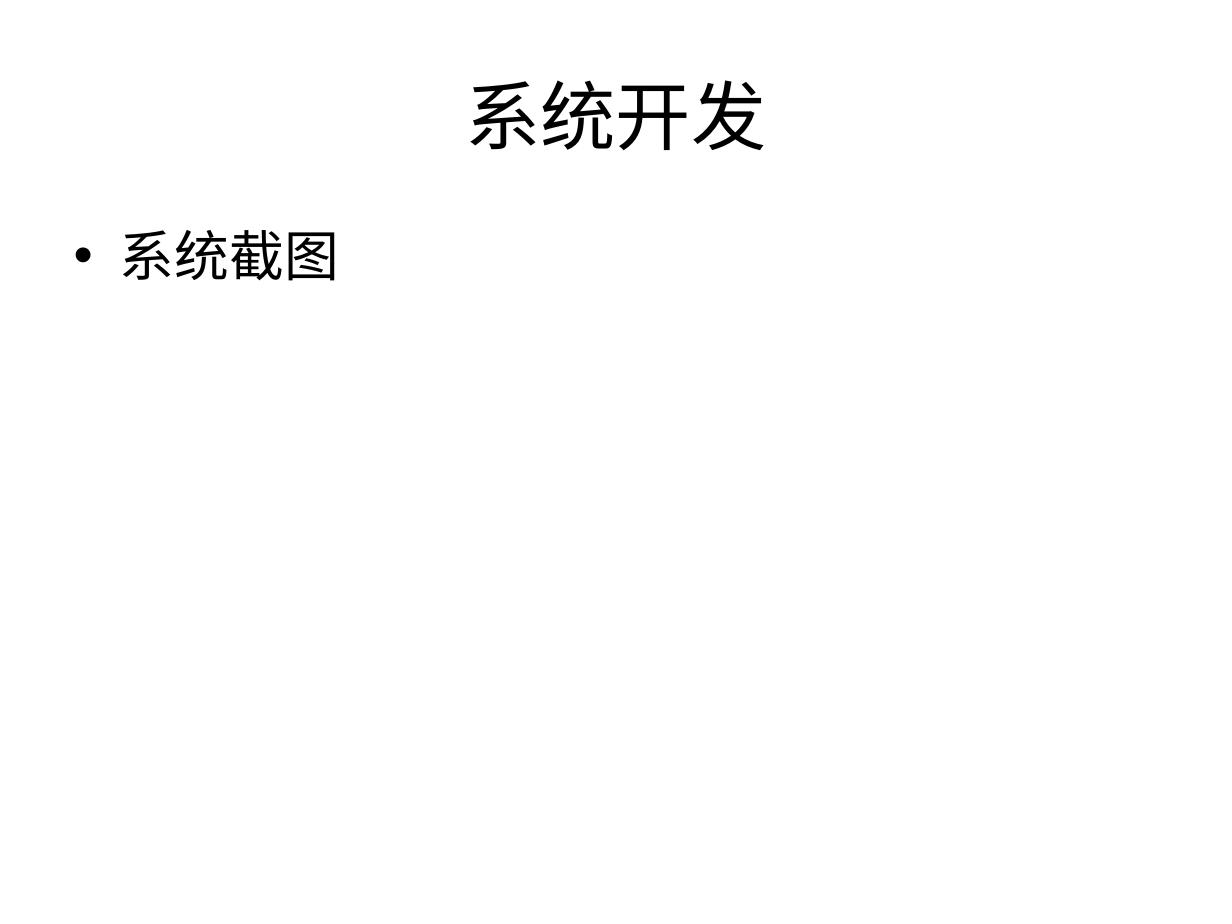
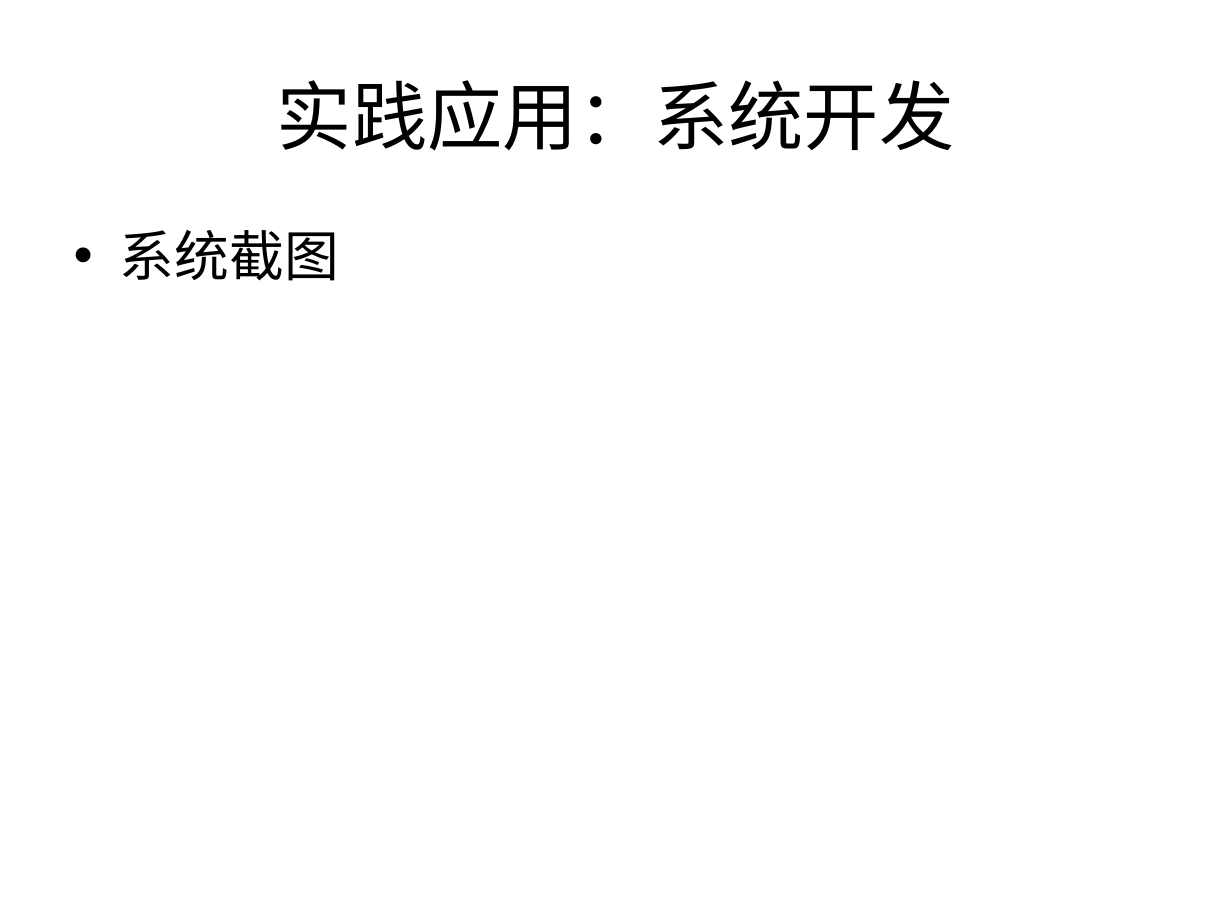
Before and after one commit to Nookleptia/qianmen3d, a slide deck: slide 32 of 毕设文件/毕设提纲.ppt (slide 31 before the commit). Drawn at 1232x924 pixels with LibreOffice and Linux fonts; fonts in the diff are those of the drawing. Boxes give left, top, right and bottom in pixels: in the first picture for what was removed or moved away, otherwise in the second. Text is boxed around its words. In the diff, an @@ line names an element or a change of style, - is before the commit and + after.

```diff
--- a/毕设文件/毕设提纲.ppt
+++ b/毕设文件/毕设提纲.ppt
@@ title at bbox=[277, 80, 955, 151]: text changed @@
-系统开发
+实践应用：系统开发
```
Also in this commit, not shown: 22 other slides changed, 1 slide added, 1 other file.
